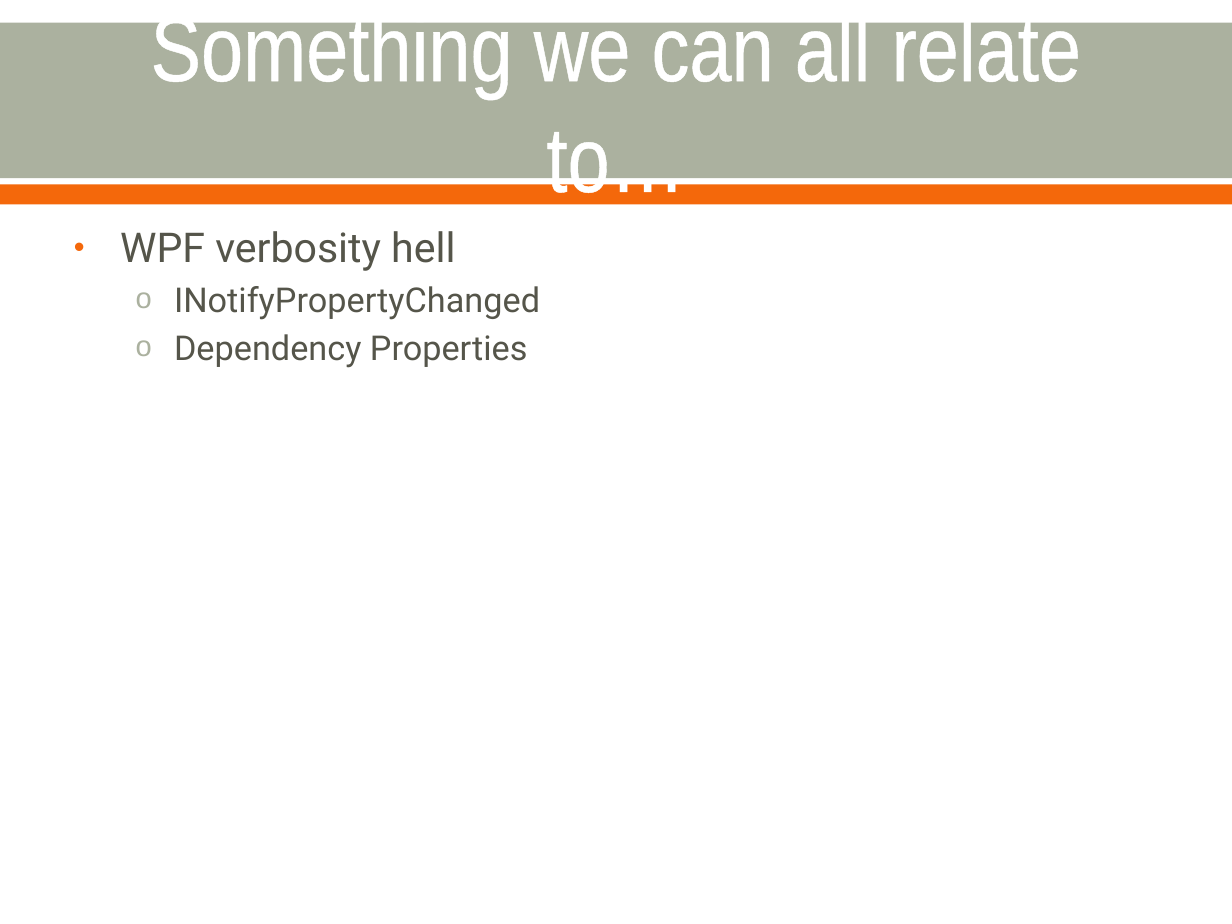
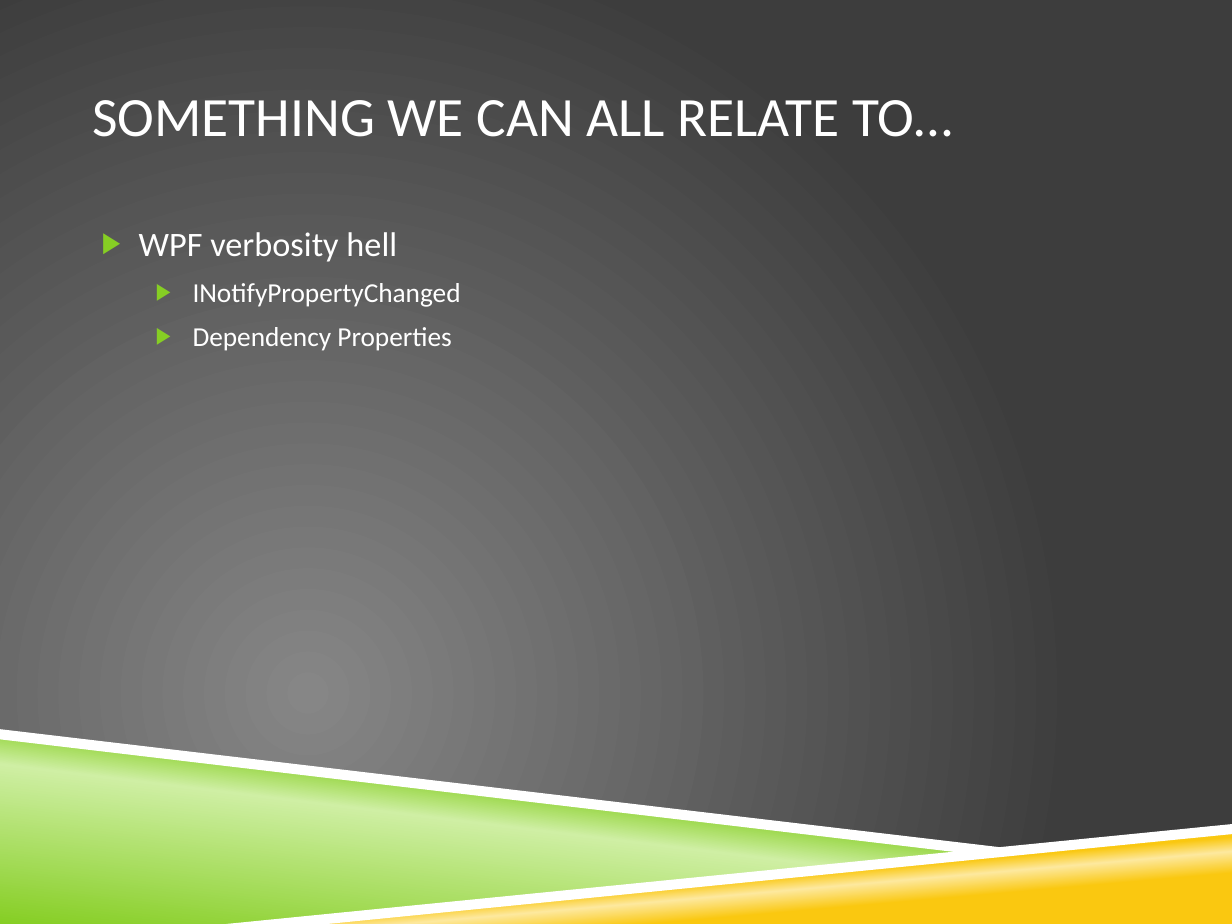
Before and after one commit to bling/AOPDemo, a slide deck: slide 24 of Aspect Oriented Programming.pptx (slide 25 before the commit). Drawn at 1232x924 pixels with LibreOffice and Linux fonts; fonts in the diff are those of the drawing; background and template pictures are left out. Boxes give left, top, right and bottom in pixels: in the first picture for what was removed or moved away, otherwise in the second. Text is boxed around its words. In the diff, an @@ line names an element or a change of style, - is before the commit and + after.

```diff
--- a/Aspect Oriented Programming.pptx
+++ b/Aspect Oriented Programming.pptx
@@ background #FFFFFF to picture (left out) @@
@@ rectangle removed at [0,22,1232,177] @@
@@ title at [92,100,952,137]: text changed; size 54 to 32.4 pt; font Arial Narrow to Calibri @@
-Something we can all relate to…
+SOMETHING WE CAN ALL RELATE TO…
@@ rectangle removed at [0,185,1232,205] @@
@@ text "WPF verbosity hell": place and size @@
-text "WPF verbosity hell" at [120,231,540,368]
+text "WPF verbosity hell" at [139,232,461,351]
@@ text "WPF verbosity hell" at [139,232,461,351]: size 24 to 20 pt in "WPF verbosity hell"; font Roboto to Calibri, text colour #55554A to #FFFFFF; size 20 to 16 pt in "INotifyPropertyChanged", "Dependency Properties"; bullet • to ▶; more space between paragraphs; bullet colour #F4680B to #86CE24; bullet o to ▶; bullet colour #ABB19F to #86CE24 @@
@@ freeform shape added at [0,736,976,924], fill gradient #86CE24 to #CFEFA4 @@
@@ freeform shape added at [0,729,1025,854], fill #FFFFFF @@
@@ freeform shape added at [227,824,1232,924], fill #FFFFFF @@
@@ freeform shape added at [244,828,1232,924], fill gradient #FAC810 to #FDE99F @@
```
Also in this commit, not shown: 29 other slides changed, 1 slide removed, 11 other files.
